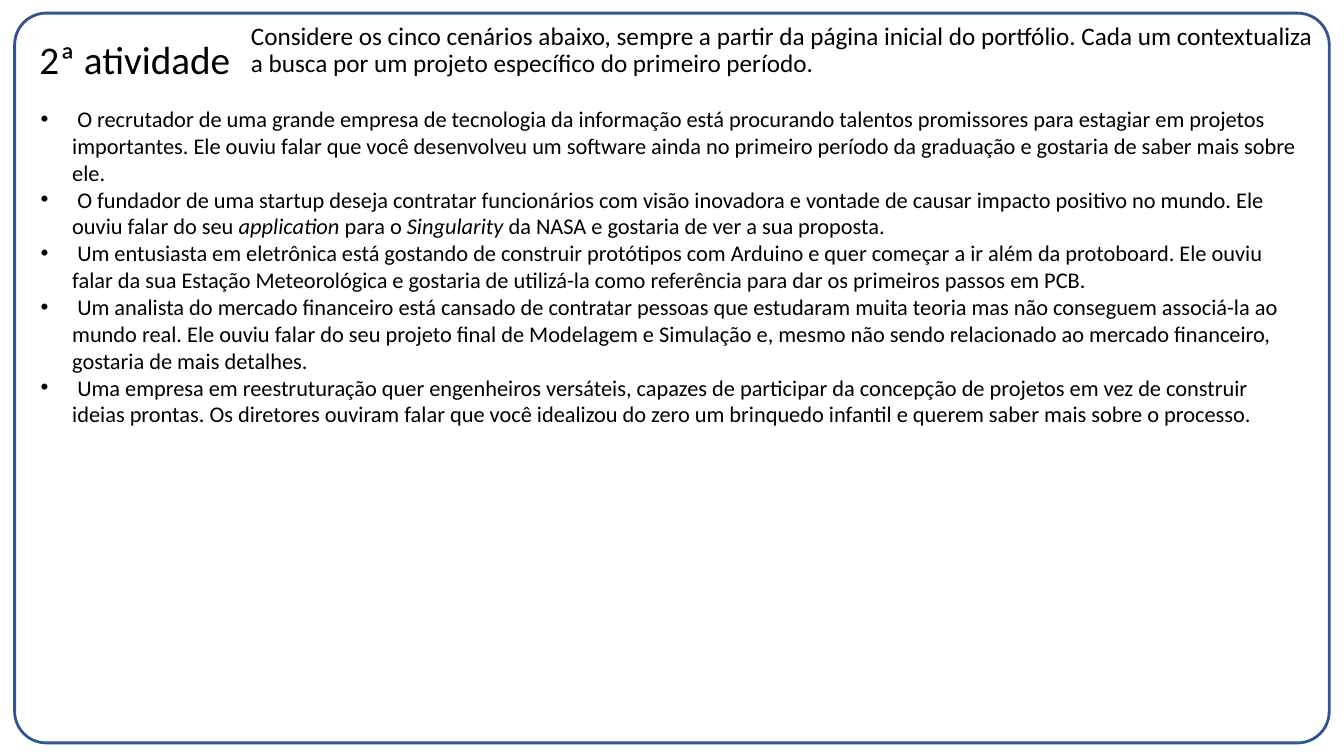
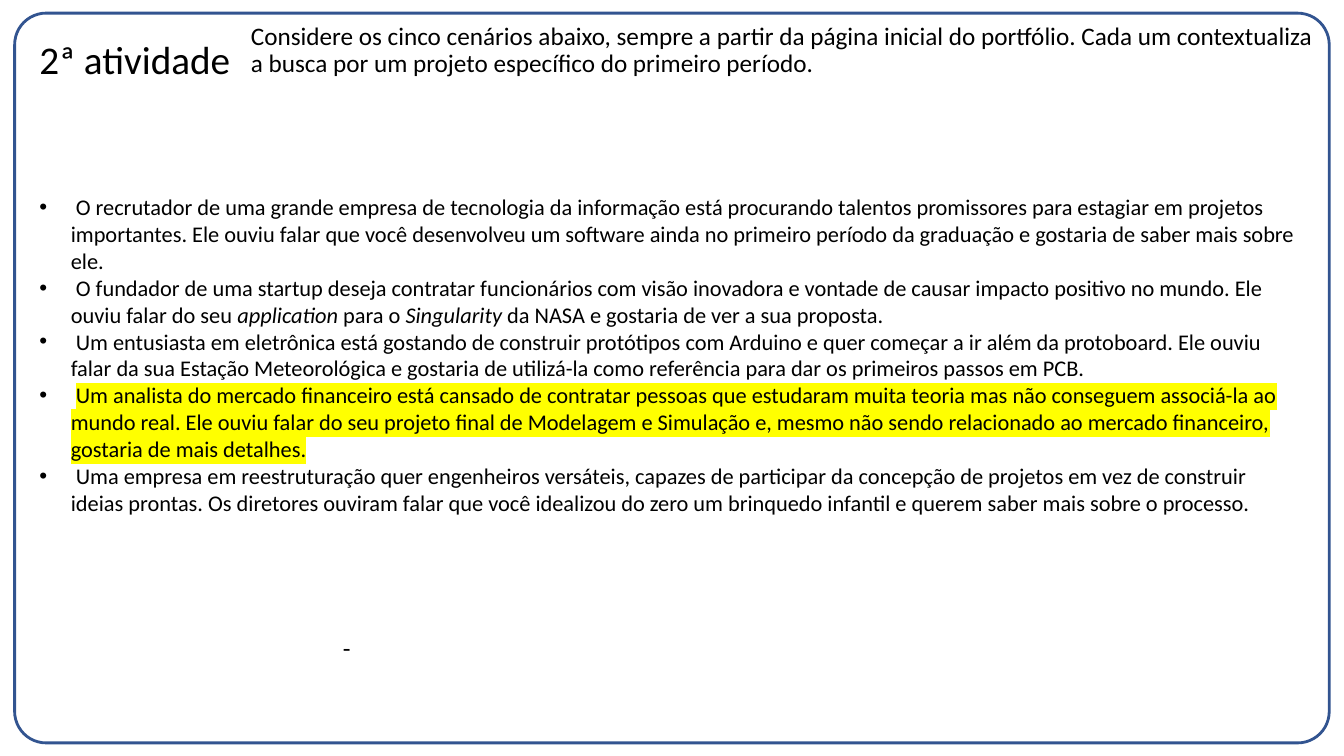
Before and after one commit to pilnikthomas/CDA_P1, a slide deck: slide 5 of Entrega01_StephanieThomasDuda.pptx. Drawn at 1344x756 pixels with LibreOffice and Linux fonts; fonts in the diff are those of the drawing. Boxes give left, top, right and bottom in pixels: in the first picture for what was removed or moved away, otherwise in the second. Text is boxed around its words. In the diff, an @@ line names an element or a change of style, - is before the commit and + after.

```diff
--- a/Entrega01_StephanieThomasDuda.pptx
+++ b/Entrega01_StephanieThomasDuda.pptx
@@ text "O recrutador de uma grande ...": place and size @@
-text "O recrutador de uma grande ..." at (72,111,1295,426)
+text "O recrutador de uma grande ..." at (71,199,1294,515)
@@ text at (71,387,1275,461): highlight none to #FFFF00 in "Um analista do mercado financeiro está cansado ..." @@
@@ text added at (343,628,348,668), 18 pt, text #000000 @@
+-
```
Also in this commit, not shown: 2 other slides changed, 8 other files.
